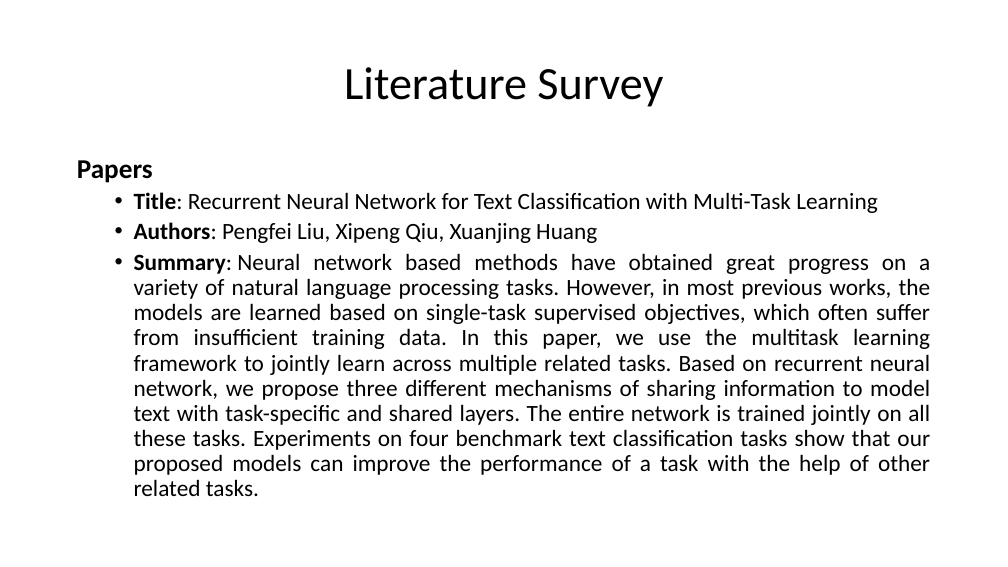
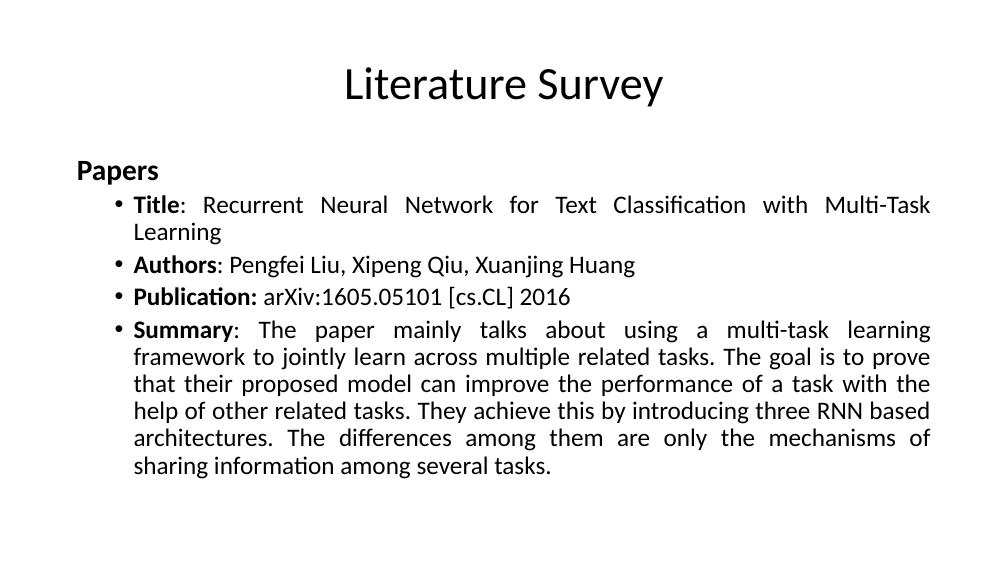
Before and after one commit to HarshaKy/text-classifier, a slide deck: slide 7 of docs/presentation/Presentation.pptx (slide 6 before the commit). Drawn at 1008x567 pixels with LibreOffice and Linux fonts; fonts in the diff are those of the drawing. Boxes give left, top, right and bottom in pixels: in the first picture for what was removed or moved away, otherwise in the second. Text is boxed around its words. In the diff, an @@ line names an element or a change of style, - is before the commit and + after.

```diff
--- a/docs/presentation/Presentation.pptx
+++ b/docs/presentation/Presentation.pptx
@@ text at (x1=77, y1=161, x2=931, y2=278): size 25.9 to 28 pt in "Papers"; size 22.2 to 24 pt in "Title: Recurrent Neural Network for Text Classification ...", "Authors: Pengfei Liu, Xipeng Qiu, Xuanjing Huang" @@
@@ text at (x1=134, y1=286, x2=930, y2=479): text changed; size 22.2 to 24 pt @@
-  • Summary: Neural network based methods have obtained great progress on a variety of natural language processing tasks. However, in most previous works, the models are learned based on single-task supervised objectives, which often suffer from insufficient training data. In this paper, we use the multitask learning framework to jointly learn across multiple related tasks. Based on recurrent neural network, we propose three different mechanisms of sharing information to model text with task-specific and shared layers. The entire network is trained jointly on all these tasks. Experiments on four benchmark text classification tasks show that our proposed models can improve the performance of a task with the help of other related tasks.
+  • Publication: arXiv:1605.05101 [cs.CL] 2016
+  • Summary: The paper mainly talks about using a multi-task learning framework to jointly learn across multiple related tasks. The goal is to prove that their proposed model can improve the performance of a task with the help of other related tasks. They achieve this by introducing three RNN based architectures. The differences among them are only the mechanisms of sharing information among several tasks.
```
Also in this commit, not shown: 14 other slides changed, 2 slides added, 1 slide removed.
